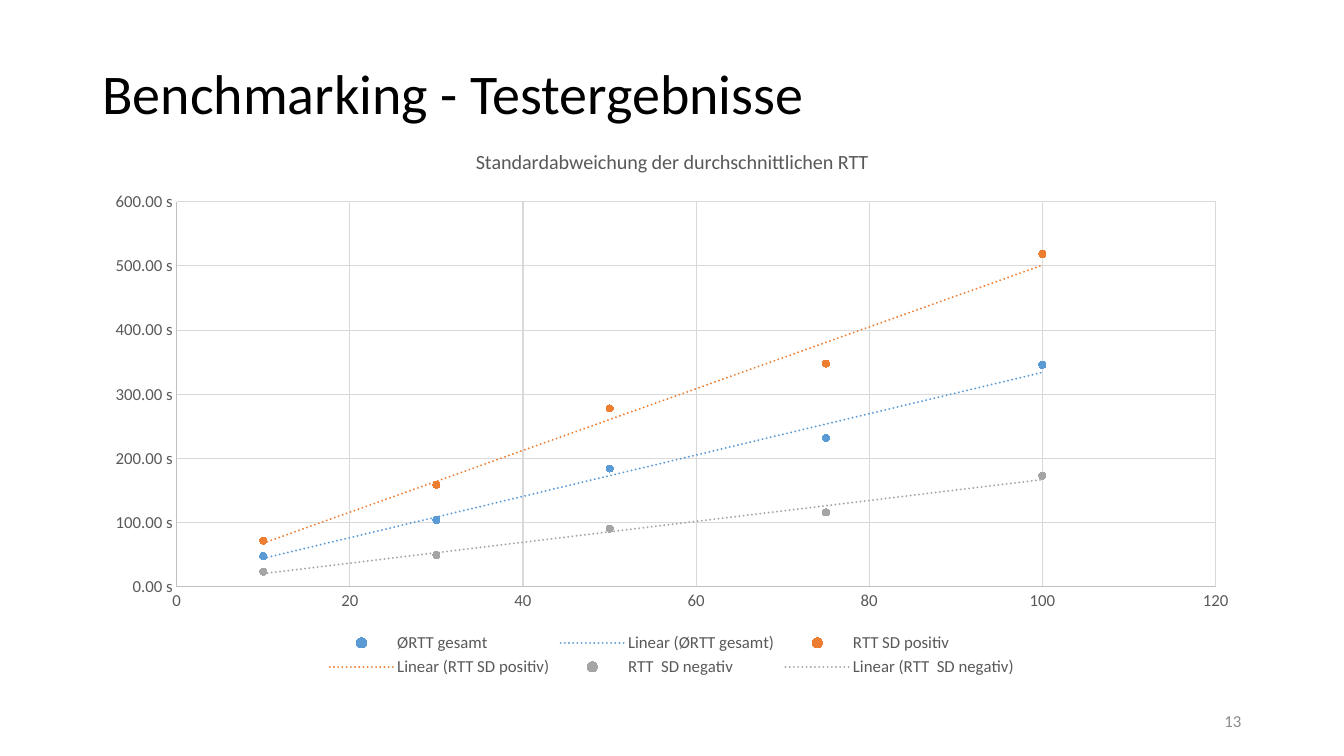
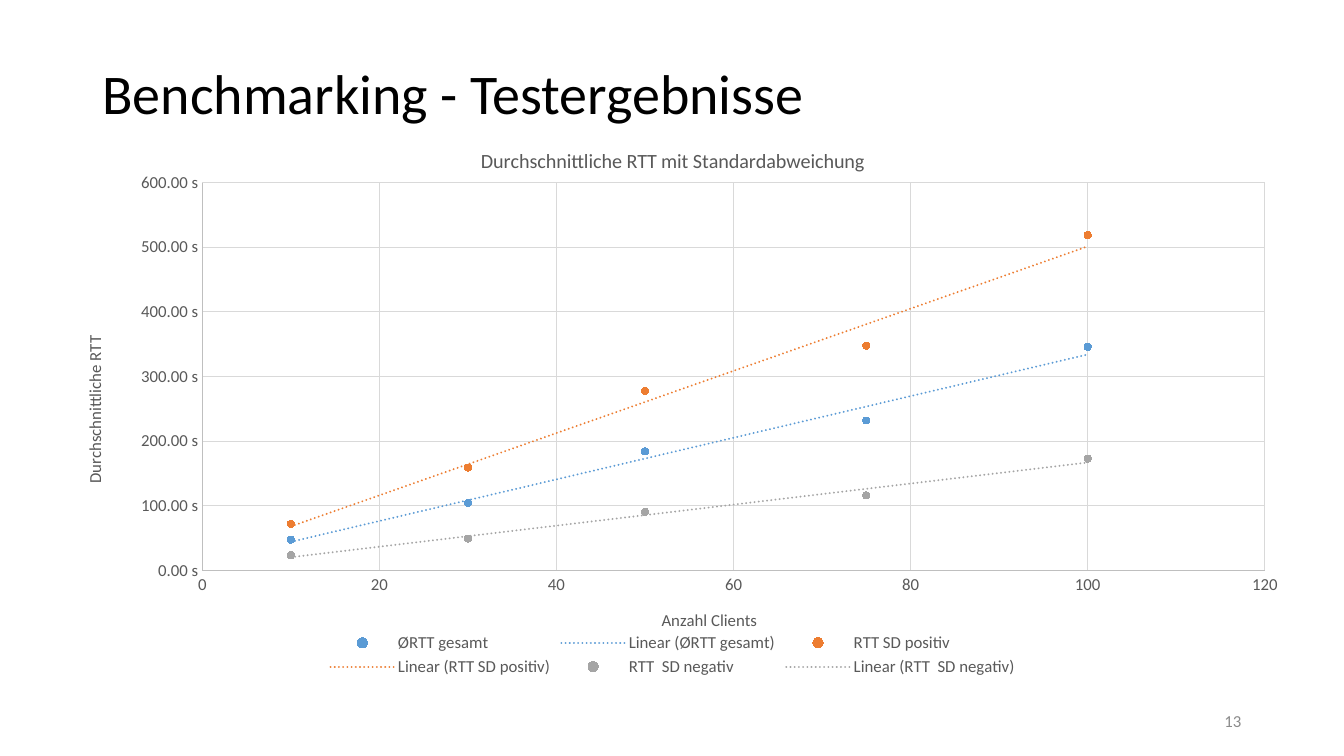
Before and after one commit to chrissike/chatapplication, a slide deck: slide 13 of dokumentation/vortrag.pptx. Drawn at 1344x756 pixels with LibreOffice and Linux fonts; fonts in the diff are those of the drawing; background and template pictures are left out. Boxes give left, top, right and bottom in pixels: in the first picture for what was removed or moved away, otherwise in the second. Text is boxed around its words. In the diff, an @@ line names an element or a change of style, - is before the commit and + after.

Commit message:
Benchmarking-Ergebnisse aktualisiert

```diff
--- a/dokumentation/vortrag.pptx
+++ b/dokumentation/vortrag.pptx
@@ scatter chart at box(50, 128, 1296, 681) @@
@@ title "Standardabweichung der durchschnittlichen RTT " to "Durchschnittliche RTT mit Standardabweichung " @@
@@ category axis title "" to "Anzahl Clients " @@
@@ value axis title "" to "Durchschnittliche RTT " @@
@@ plot area changed @@
@@ scatter chart: place and size @@
-scatter chart at box(93, 128, 1252, 681)
+scatter chart at box(50, 128, 1296, 681)
```
Also in this commit, not shown: 1 other slide changed.
